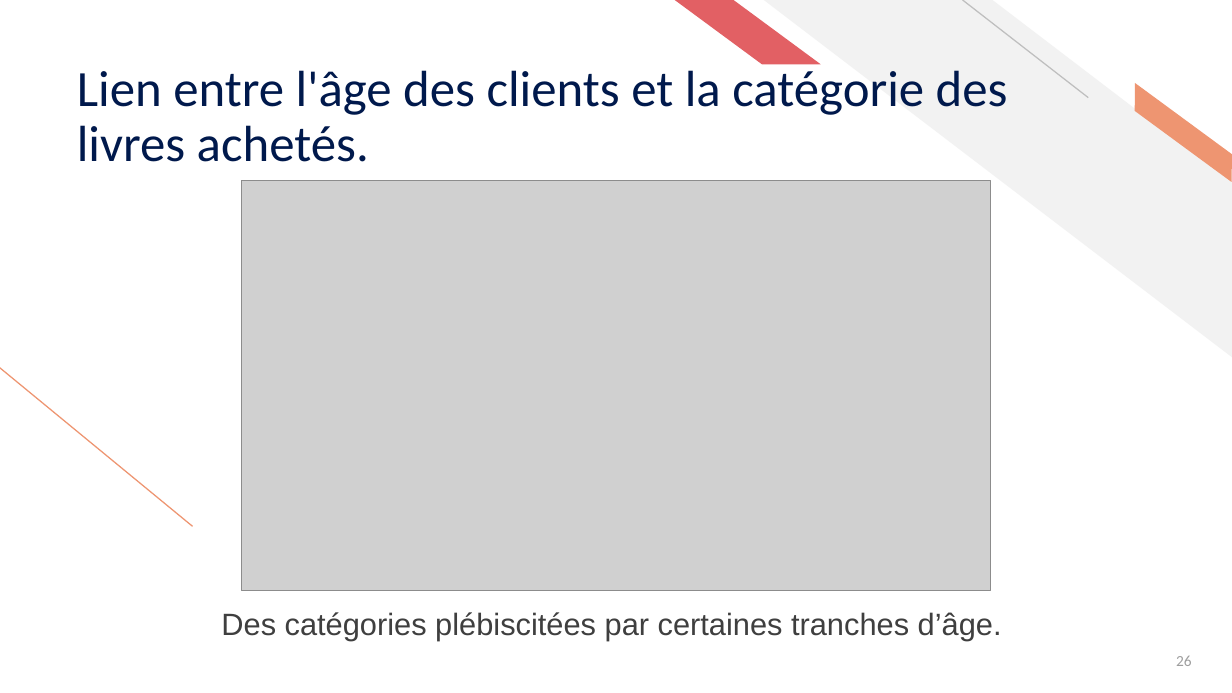
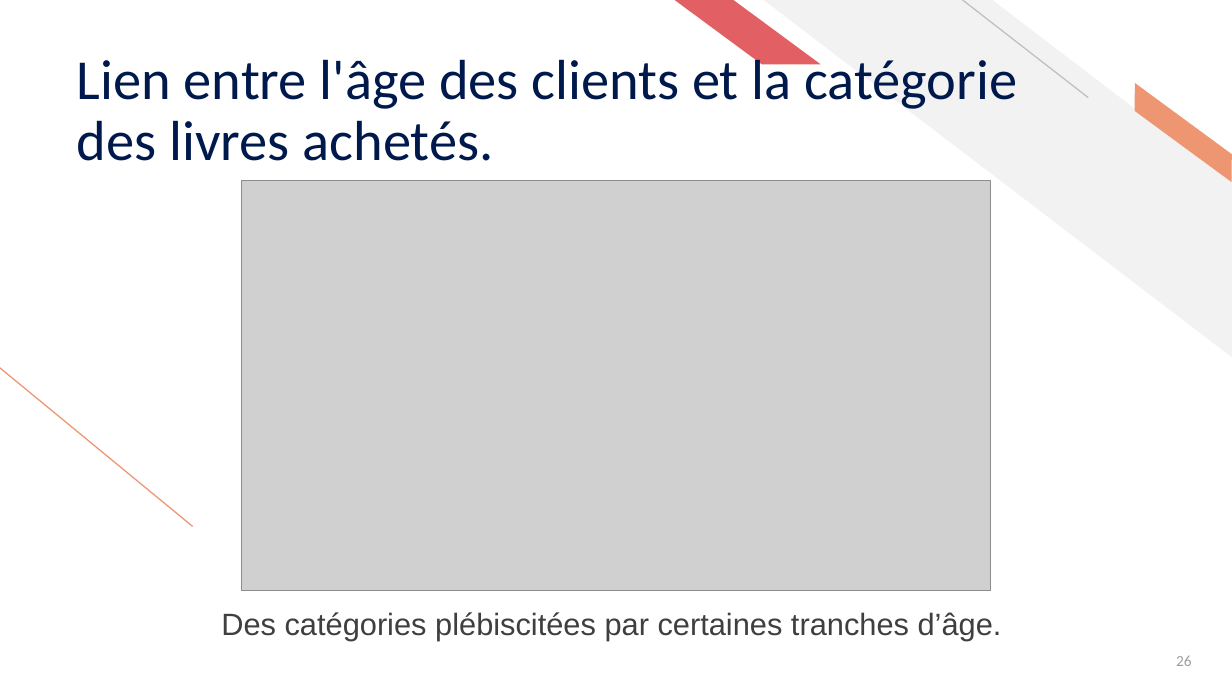
Before and after one commit to ziedbelhocine/Cours-OC, a slide deck: slide 26 of Data_Analyst/Projet_9/Belhocine_Zied_2_support_presentation_042026.pptx. Drawn at 1232x693 pixels with LibreOffice and Linux fonts; fonts in the diff are those of the drawing; grey boxes stand for pictures. Boxes give left, top, right and bottom in pixels: in the first picture for what was removed or moved away, otherwise in the second. Text is boxed around its words. In the diff, an @@ line names an element or a change of style, - is before the commit and + after.

```diff
--- a/Data_Analyst/Projet_9/Belhocine_Zied_2_support_presentation_042026.pptx
+++ b/Data_Analyst/Projet_9/Belhocine_Zied_2_support_presentation_042026.pptx
@@ title "Lien entre l'âge des clients ..." at (77, 51, 1017, 161): size 29.7 to 33 pt @@
```
Also in this commit, not shown: 20 other slides changed, 1 slide added, 1 slide removed, 2 other files.
